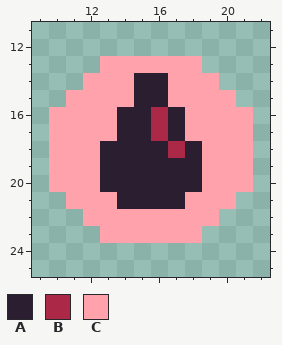
Two states of a pixel-art file, Cold-Conquest-Root/res/indicator-oil.ase. Above, as it was before the edit.
32x32 pixels, 1 frame. Shown: x 9..22, y 11..25.
Visible layers, top first: "IconSymbol", "IconShape".
Palette (. is transparent): A #2c1e31  B #ac2847  C #ffa2ac
Pixels before, first column x 10:
13 ...CCCCCC...
14 ..CCCAACCC..
15 .CCCCAACCCC.
16 CCCCAABACCCC
17 CCCCAABACCCC
18 CCCAAAABACCC
19 CCCAAAAAACCC
20 CCCAAAAAACCC
21 .CCCAAAACCC.
22 ..CCCCCCCC..
23 ...CCCCCC...
After:
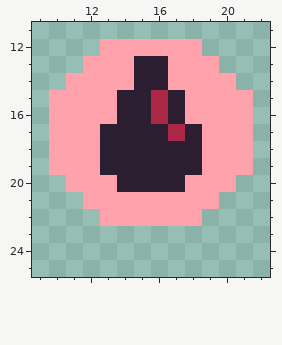
From old to new:
Changed rows in their new state; - is an unchanged pixel.
Layers "IconSymbol", "IconShape":
first column x 10:
12 ---CCCCCC---
13 --C--AA--C--
14 -C--------C-
15 C---A-BA---C
17 ---A--ABA---
18 -------A----
20 .--C----C--.
21 -.--CCCC--.-
22 --.------.--
23 ---......---
Boxes around the changes in both pictures, in picture pixels (x1, y1, x2, y2):
changed: (49, 39, 253, 243)
